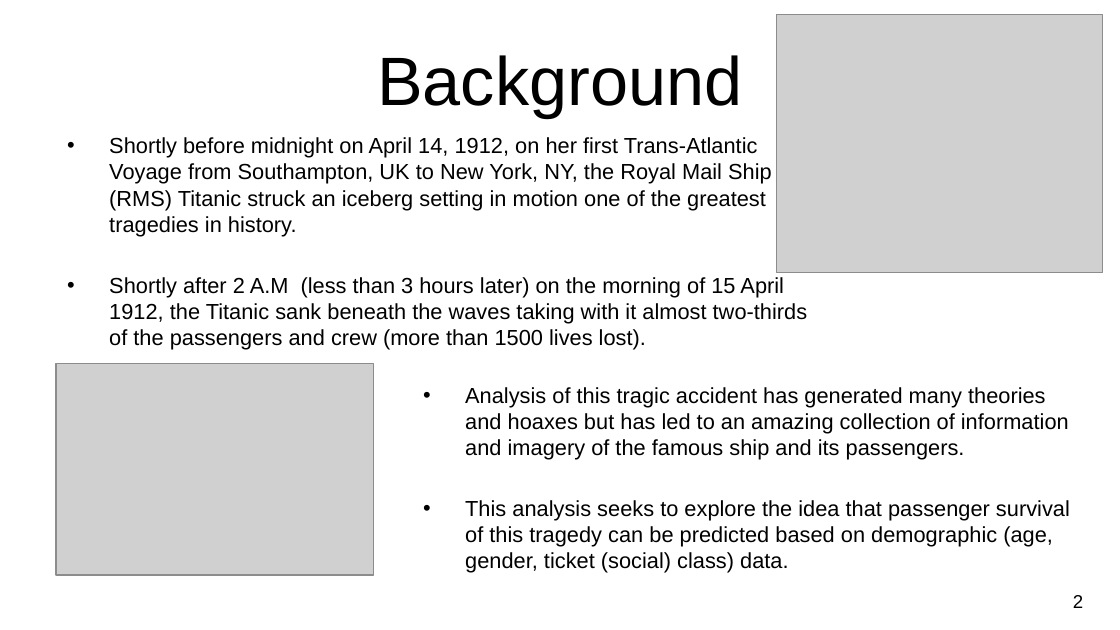
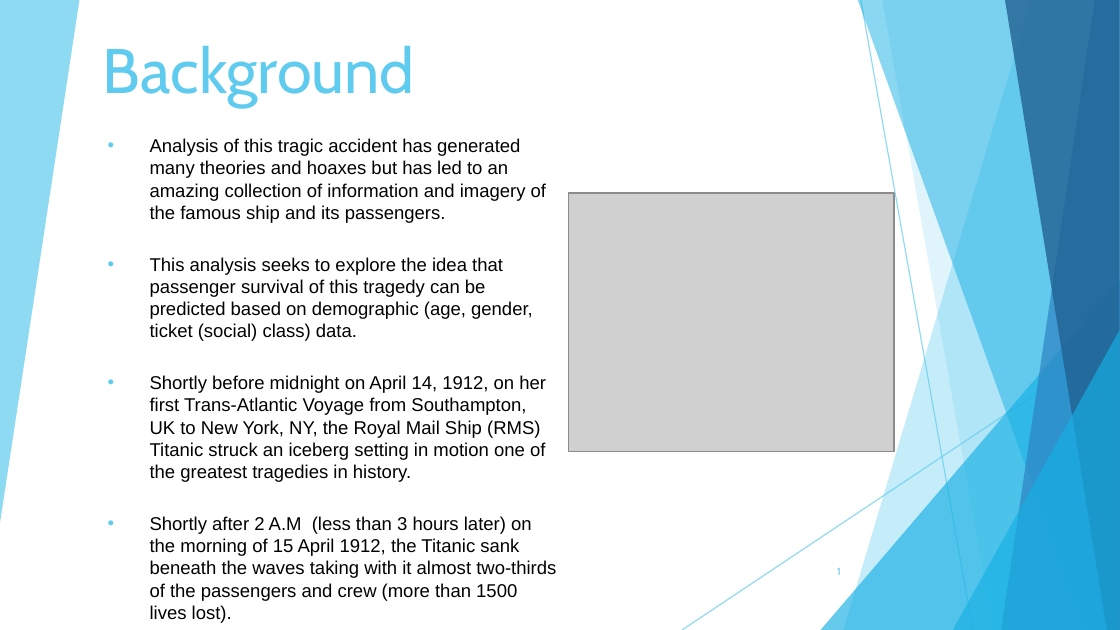
Before and after one commit to owenmeyer3/titanic, a slide deck: slide 2 of NU-Final_Project_Titanic.pptx (slide 3 before the commit). Drawn at 1120x630 pixels with LibreOffice and Linux fonts; fonts in the diff are those of the drawing; grey boxes stand for pictures; background and template pictures are left out. Boxes give left, top, right and bottom in pixels: in the first picture for what was removed or moved away, otherwise in the second. Text is boxed around its words. In the diff, an @@ line names an element or a change of style, - is before the commit and + after.

```diff
--- a/NU-Final_Project_Titanic.pptx
+++ b/NU-Final_Project_Titanic.pptx
@@ title "Background": place and size @@
-title "Background" at <box>377,55,742,117</box>
+title "Background" at <box>103,46,415,108</box>
@@ title "Background" at <box>103,46,415,108</box>: size 44 to 40.5 pt, font Arial to Cabin, text colour #000000 to #5FCBEF; alignment centre to left; vertical alignment middle to bottom @@
@@ text "Analysis of this tragic accident ...": place and size @@
-text "Analysis of this tragic accident ..." at <box>465,387,1070,573</box>
+text "Analysis of this tragic accident ..." at <box>150,138,556,578</box>
@@ text removed at <box>109,137,807,350</box> @@
-• Shortly before midnight on April 14, 1912, on her first Trans-Atlantic Voyage from Southampton, UK to New York, NY, the Royal Mail Ship (RMS) Titanic struck an iceberg setting in motion one of the greatest tragedies in history.
-• Shortly after 2 A.M (less than 3 hours later) on the morning of 15 April 1912, the Titanic sank beneath the waves taking with it almost two-thirds of the passengers and crew (more than 1500 lives lost).
@@ text at <box>150,138,546,341</box>: size 14 to 11.9 pt in "Analysis of this tragic accident has generated ...", "This analysis seeks to explore the idea ..." @@
@@ picture: place and size @@
-picture at <box>777,15,1103,273</box>
+picture at <box>569,193,895,451</box>
@@ group added at <box>0,0,1120,630</box>: 6 freeform shapes, 2 lines, 2 triangles @@
@@ picture removed at <box>56,364,374,576</box> @@
@@ text at <box>150,375,556,578</box>: paragraphs added @@
+• Shortly before midnight on April 14, 1912, on her first Trans-Atlantic Voyage from Southampton, UK to New York, NY, the Royal Mail Ship (RMS) Titanic struck an iceberg setting in motion one of the greatest tragedies in history.
+• Shortly after 2 A.M (less than 3 hours later) on the morning of 15 April 1912, the Titanic sank beneath the waves taking with it almost two-thirds of the passengers and crew (more than 1500 lives lost).
@@ page number added at <box>837,568,841,575</box>, 6.8 pt, text #5FCBEF @@
+1
@@ page number removed at <box>1073,595,1083,608</box> @@
-2
```
Also in this commit, not shown: 3 other slides changed, 4 slides added, 4 slides removed, 3 other files.
